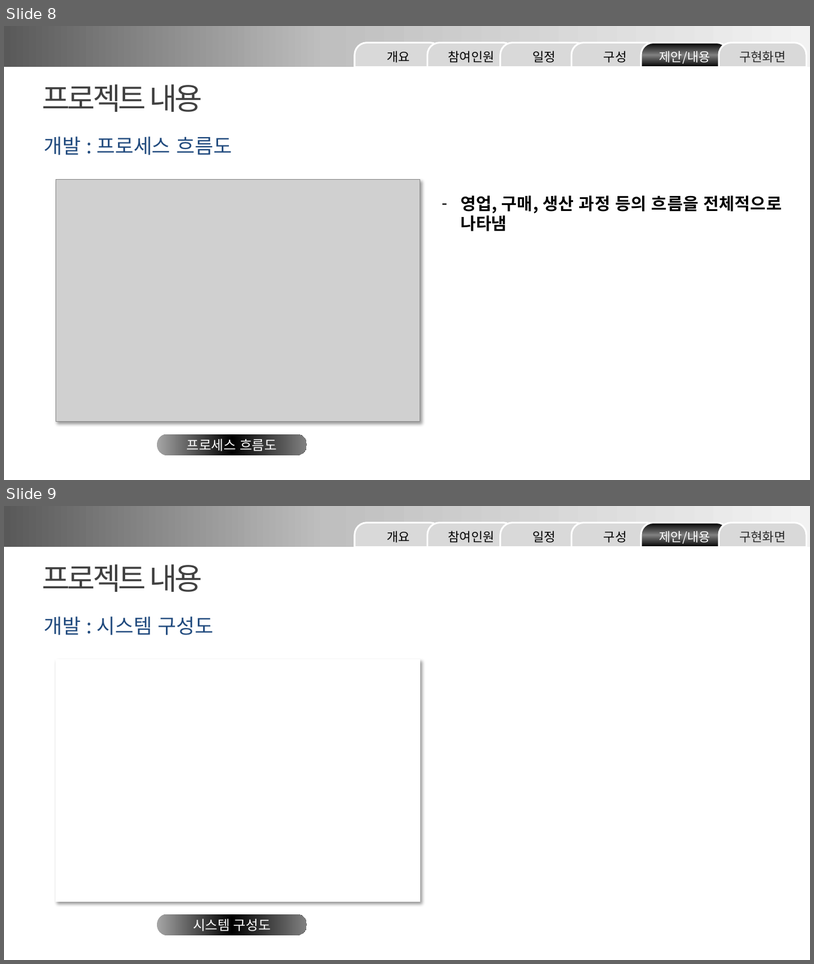
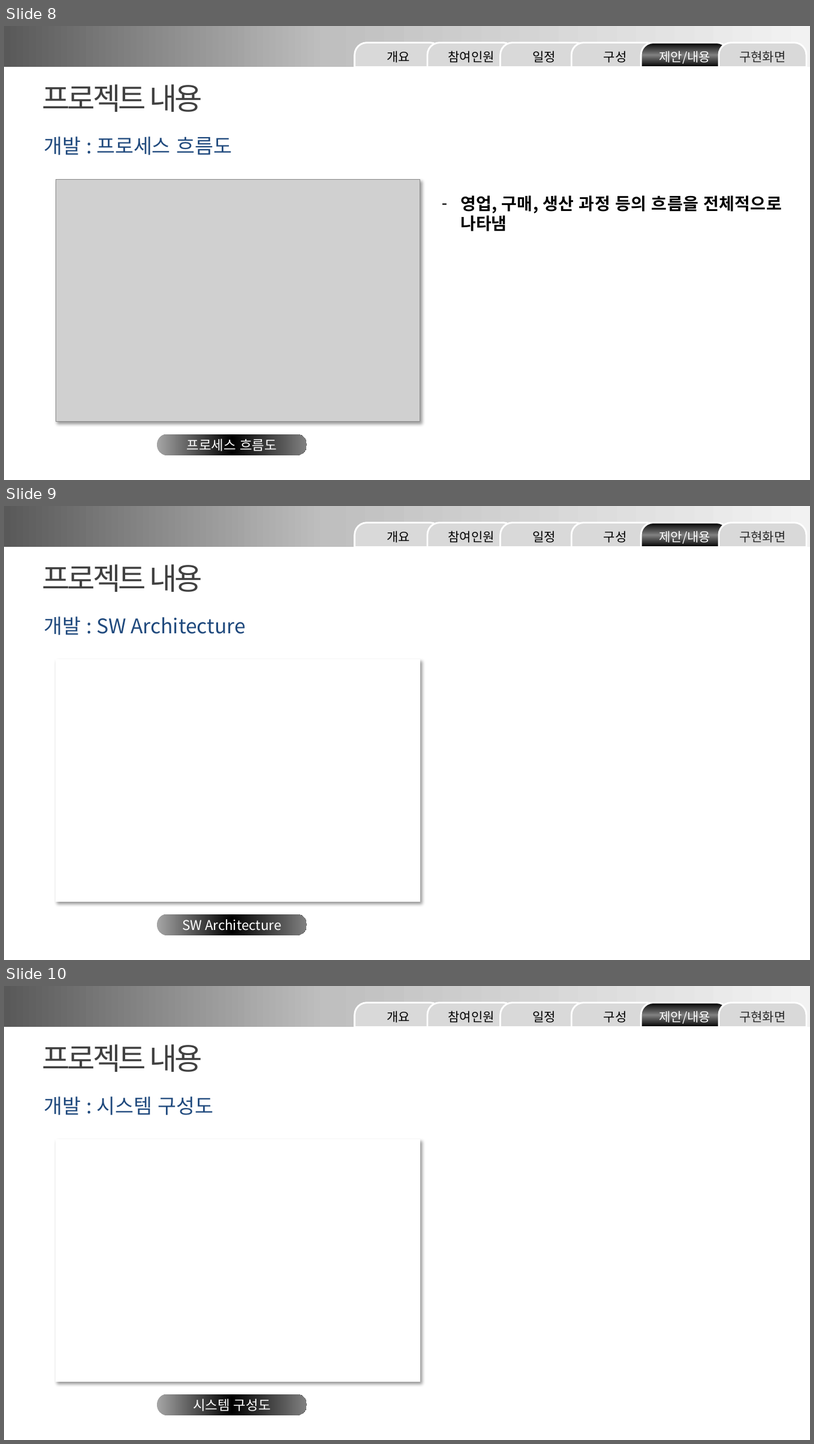
Before and after one commit to minmaxheap/FinalProject, a slide deck: 산출물/Team3 화면 설계 발표 ppt.pptx. Shown one above the other, each under a label of ours: slides 8 and 9 before the commit, slides 8, 9 and 10 after it. The pictures are 814x964 and 814x1444 pixels, drawn with LibreOffice and Linux fonts; fonts in the diff are those of the drawing; grey boxes stand for pictures. Boxes give left, top, right and bottom in pixels: in the first picture for what was removed or moved away, otherwise in the second. Text is boxed around its words. In the diff, an @@ line names an element or a change of style, - is before the commit and + after.

```diff
--- a/산출물/Team3 화면 설계 발표 ppt.pptx
+++ b/산출물/Team3 화면 설계 발표 ppt.pptx
@@ slide 9 added at bbox=[4, 506, 810, 960], background #FFFFFF @@
@@ rectangle added at bbox=[4, 506, 810, 547], fill gradient #595959 to #BFBFBF to #F2F2F2 @@
@@ group added at bbox=[355, 522, 807, 547]: 6 round same rects @@
+개요
+참여인원
+일정
+구성
+제안/내용
+구현화면
@@ text added at bbox=[42, 564, 203, 592], 36 pt, text #404040 @@
+프로젝트 내용
@@ text added at bbox=[44, 616, 246, 635], 24 pt, text #1F497D @@
+개발 : SW Architecture
@@ rectangle added at bbox=[56, 660, 420, 901], fill #FFFFFF, outline #FFFFFF 1 pt @@
@@ rounded rectangle added at bbox=[157, 914, 307, 935], fill gradient #A6A6A6 to #000000 to #808080, 16 pt, text #FFFFFF @@
+SW Architecture
@@ what was slide 9 is now slide 10 @@
```
Also in this commit, not shown: 1 slide changed.
